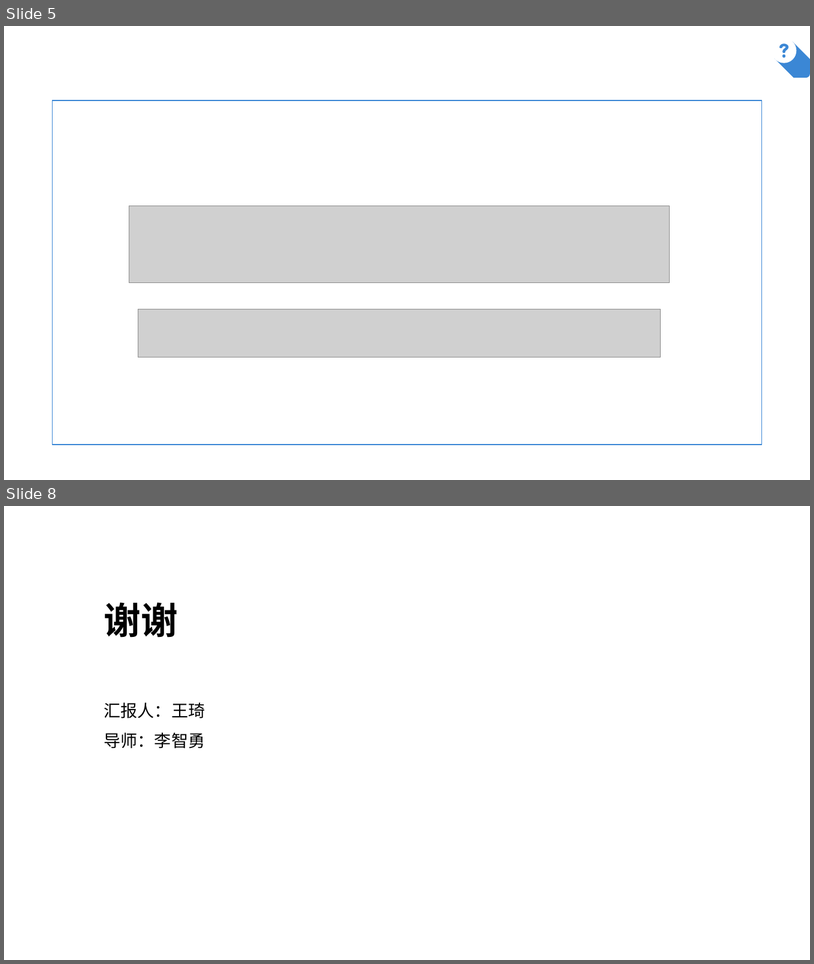
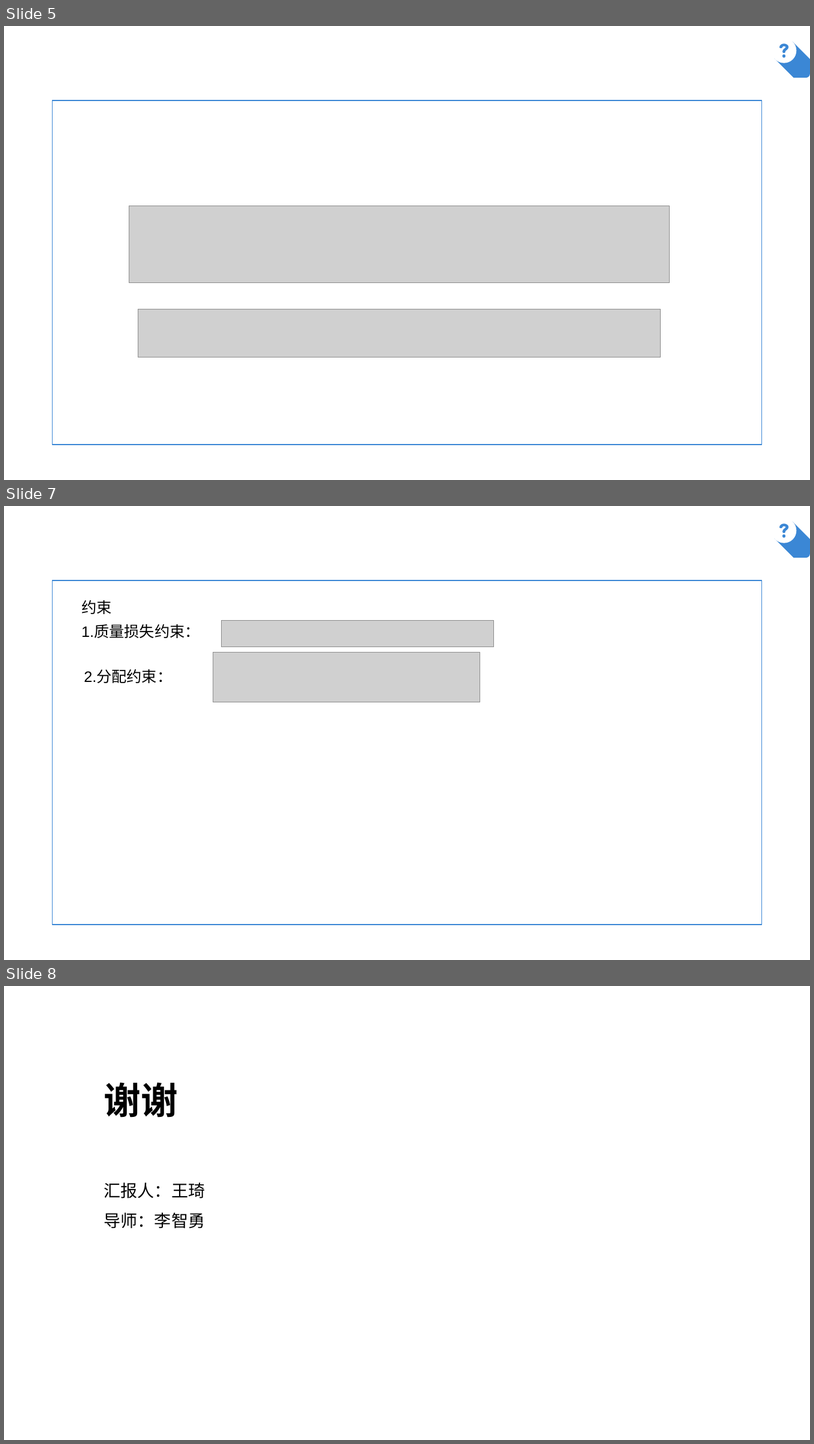
Before and after one commit to AlfredChiang/Mobile-Edge-Computing, a slide deck: Folo Latency andQuality Optimized Task Allocation in Vehicular Fog Computing/2018-11-20.pptx. Shown one above the other, each under a label of ours: slides 5 and 8 before the commit, slides 5, 7 and 8 after it; the slides between them are not shown. The pictures are 814x964 and 814x1444 pixels, drawn with LibreOffice and Linux fonts; fonts in the diff are those of the drawing; grey boxes stand for pictures; background and template pictures are left out. Boxes give left, top, right and bottom in pixels: in the first picture for what was removed or moved away, otherwise in the second. Text is boxed around its words. In the diff, an @@ line names an element or a change of style, - is before the commit and + after.

```diff
--- a/Folo Latency andQuality Optimized Task Allocation in Vehicular Fog Computing/2018-11-20.pptx
+++ b/Folo Latency andQuality Optimized Task Allocation in Vehicular Fog Computing/2018-11-20.pptx
@@ slide 7 added at (x1=4, y1=506, x2=810, y2=960), background picture (left out) @@
@@ line added from (755, 555) to (755, 513), #FFFFFF 2.25 pt @@
@@ freeform shape added at (x1=772, y1=518, x2=797, y2=543), fill #FFFFFF @@
@@ freeform shape added at (x1=776, y1=522, x2=810, y2=558), fill #3B87D5 @@
@@ parallelogram added at (x1=53, y1=580, x2=762, y2=925), outline #3B87D5 1 pt @@
@@ text added at (x1=81, y1=600, x2=111, y2=614), 18 pt, text #000000 @@
+约束
@@ text added at (x1=81, y1=625, x2=200, y2=638), 18 pt, text #000000 @@
+1.质量损失约束：
@@ picture added at (x1=222, y1=621, x2=495, y2=647) @@
@@ picture added at (x1=213, y1=652, x2=481, y2=702) @@
@@ text added at (x1=84, y1=670, x2=172, y2=683), 18 pt, text #000000 @@
+2.分配约束：
```
Also in this commit, not shown: 1 slide changed, 1 slide removed.
